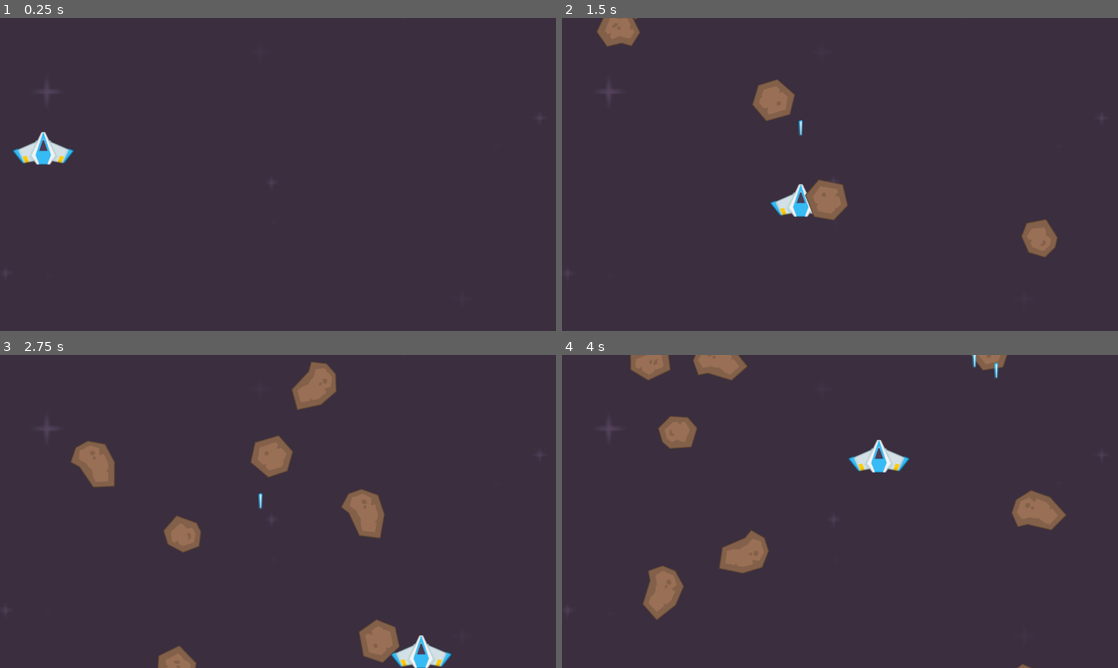
Above: before the commit, frames 1-4 (two rows, left to right).
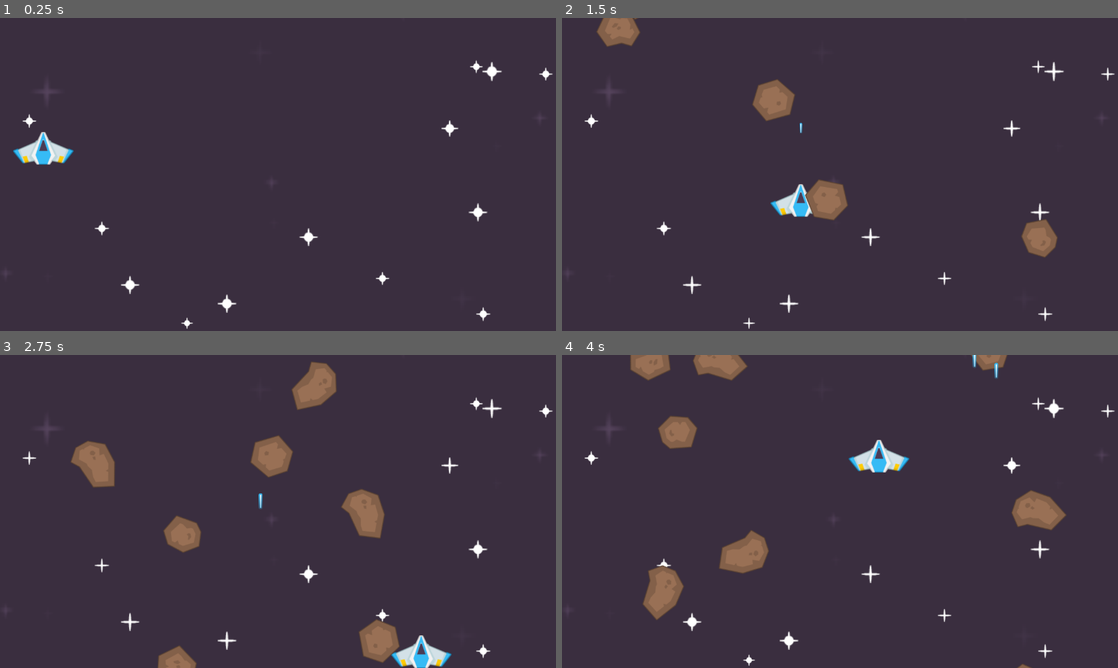
Above: after the commit, the same moments.

Repository: ZybeDevSam/simple-game
Game: Godot game, scene res://Level.tscn
The game is run twice, just before and just after one commit, with the same random seed, the same clock (stepped at 60 frames per second) and the same inputs. The project has no main scene, so this scene is started directly.
Inputs:
- Up to frame 1 (0.25 s): no input
- Up to frame 2 (1.5 s): hold D (right) 0.53-1.28 s; tap Space (Shoot) at 0.6, 1.35 s; hold S (down) from 1.28 s (still down)
- Up to frame 3 (2.75 s): release S (down) at 2.03 s; hold D (right) from 2.03 s (still down); tap Space (Shoot) at 2.1 s
- Up to frame 4 (4 s): release D (right) at 2.78 s; hold W (up) 2.78-3.53 s; tap Space (Shoot) at 2.85, 3.6 s; hold Left (left) from 3.53 s (still down)

The runs differ from the first frame. In frame 1, 0.7% of the frame differs, in the area x 4-100%, y 13-100%; in frame 2, 0.6%; in frame 3, 0.6%; in frame 4, 0.6%.

Commit message:
feat: add laser

Diff:
--- a/Level.tscn
+++ b/Level.tscn
@@ -2,7 +2,23 @@
 
 [ext_resource type="PackedScene" uid="uid://b7horag5y1fts" path="res://sprite_2d.tscn" id="1_bexhn"]
 [ext_resource type="Texture2D" uid="uid://d14gpeyymjntq" path="res://Backgrounds/darkPurple.png" id="2_t7iv1"]
+[ext_resource type="Texture2D" uid="uid://c0f8ciiepfbeh" path="res://PNG/Effects/star1.png" id="4_m3clv"]
 [ext_resource type="Script" uid="uid://be3r032cekjrx" path="res://level.gd" id="4_wkftn"]
+[ext_resource type="Texture2D" uid="uid://5b2ulod4srxd" path="res://PNG/Effects/star2.png" id="5_mxnmf"]
+
+[sub_resource type="SpriteFrames" id="SpriteFrames_2nifc"]
+animations = [{
+"frames": [{
+"duration": 1.0,
+"texture": ExtResource("4_m3clv")
+}, {
+"duration": 1.0,
+"texture": ExtResource("5_mxnmf")
+}],
+"loop": true,
+"name": &"default",
+"speed": 1.0
+}]
 
 [sub_resource type="RectangleShape2D" id="RectangleShape2D_2nifc"]
 size = Vector2(20, 720)
@@ -17,6 +33,86 @@
 position = Vector2(633.49994, 377.50003)
 scale = Vector2(5.3242183, 5.3554688)
 texture = ExtResource("2_t7iv1")
+
+[node name="Stars" type="Node2D" parent="." unique_id=255768166]
+
+[node name="AnimatedSprite2D" type="AnimatedSprite2D" parent="Stars" unique_id=1511634786]
+sprite_frames = SubResource("SpriteFrames_2nifc")
+autoplay = "default"
+frame = 1
+frame_progress = 0.05574788
+
+[node name="AnimatedSprite2D2" type="AnimatedSprite2D" parent="Stars" unique_id=1767256221]
+sprite_frames = SubResource("SpriteFrames_2nifc")
+autoplay = "default"
+frame = 1
+frame_progress = 0.05574788
+
+[node name="AnimatedSprite2D3" type="AnimatedSprite2D" parent="Stars" unique_id=1530070974]
+sprite_frames = SubResource("SpriteFrames_2nifc")
+autoplay = "default"
+frame = 1
+frame_progress = 0.05574788
+
+[node name="AnimatedSprite2D4" type="AnimatedSprite2D" parent="Stars" unique_id=1111525935]
+sprite_frames = SubResource("SpriteFrames_2nifc")
+autoplay = "default"
+frame = 1
+frame_progress = 0.05574788
+
+[node name="AnimatedSprite2D5" type="AnimatedSprite2D" parent="Stars" unique_id=1537304780]
+sprite_frames = SubResource("SpriteFrames_2nifc")
+autoplay = "default"
+frame = 1
+frame_progress = 0.05574788
+
+[node name="AnimatedSprite2D6" type="AnimatedSprite2D" parent="Stars" unique_id=1039033259]
+sprite_frames = SubResource("SpriteFrames_2nifc")
+autoplay = "default"
+frame = 1
+frame_progress = 0.05574788
+
+[node name="AnimatedSprite2D7" type="AnimatedSprite2D" parent="Stars" unique_id=1332339645]
+sprite_frames = SubResource("SpriteFrames_2nifc")
+autoplay = "default"
+frame = 1
+frame_progress = 0.05574788
+
+[node name="AnimatedSprite2D8" type="AnimatedSprite2D" parent="Stars" unique_id=1764272565]
+sprite_frames = SubResource("SpriteFrames_2nifc")
+autoplay = "default"
+frame = 1
+frame_progress = 0.05574788
+
+[node name="AnimatedSprite2D9" type="AnimatedSprite2D" parent="Stars" unique_id=1327191795]
+sprite_frames = SubResource("SpriteFrames_2nifc")
+autoplay = "default"
+frame = 1
+frame_progress = 0.05574788
+
+[node name="AnimatedSprite2D10" type="AnimatedSprite2D" parent="Stars" unique_id=1647373154]
+sprite_frames = SubResource("SpriteFrames_2nifc")
+autoplay = "default"
+frame = 1
+frame_progress = 0.05574788
+
+[node name="AnimatedSprite2D11" type="AnimatedSprite2D" parent="Stars" unique_id=419305780]
+sprite_frames = SubResource("SpriteFrames_2nifc")
+autoplay = "default"
+frame = 1
+frame_progress = 0.05574788
+
+[node name="AnimatedSprite2D12" type="AnimatedSprite2D" parent="Stars" unique_id=1247773892]
+sprite_frames = SubResource("SpriteFrames_2nifc")
+autoplay = "default"
+frame = 1
+frame_progress = 0.05574788
+
+[node name="AnimatedSprite2D13" type="AnimatedSprite2D" parent="Stars" unique_id=644732331]
+sprite_frames = SubResource("SpriteFrames_2nifc")
+autoplay = "default"
+frame = 1
+frame_progress = 0.05574788
 
 [node name="Player" parent="." unique_id=1932177022 instance=ExtResource("1_bexhn")]
 position = Vector2(576, 332)
--- a/laser.gd
+++ b/laser.gd
@@ -2,10 +2,15 @@
 
 @export var speed = 500
 
-# func _ready() -> void:
+func _ready() -> void:
+	if speed == null:
+		speed = 500
+	var tween = create_tween()
+	tween.tween_property($Sprite2D, 'scale', Vector2(1,1), 0.2).from(Vector2(0,0))
 # 	await get_tree().create_timer(5.0).timeout
 # 	queue_free()
 
 # Called every frame. 'delta' is the elapsed time since the previous frame.
 func _process(delta: float) -> void:
-	position.y -= speed * delta
+	var sp = speed if speed != null else 500
+	position.y -= sp * delta
--- a/laser.tscn
+++ b/laser.tscn
@@ -10,6 +10,7 @@
 collision_layer = 8
 collision_mask = 2
 script = ExtResource("1_6vqwg")
+speed = null
 
 [node name="Sprite2D" type="Sprite2D" parent="." unique_id=80934356]
 texture = ExtResource("1_fn5yt")
--- a/level.gd
+++ b/level.gd
@@ -2,6 +2,23 @@
 
 var meteor_scene: PackedScene = load("res://meteor.tscn")
 var laser_scene: PackedScene = load("res://laser.tscn")
+
+func _ready() -> void:
+	#stars
+	var size := get_viewport().get_visible_rect().size
+	var rng := RandomNumberGenerator.new()
+	for star in $Stars.get_children():
+		#position
+		var random_x = rng.randi_range(0, int(size.x))
+		var random_y = rng.randi_range(0, int(size.y))
+		star.position = Vector2(random_x, random_y)
+
+		#scale
+		var random_scale = rng.randf_range(1,2)
+		star.scale = Vector2(random_scale, random_scale)
+
+		#animation speed
+		star.speed_scale = rng.randf_range(0.6,1.4)
 
 func _on_meteor_timer_timeout() -> void:
 	var meteor = meteor_scene.instantiate()
